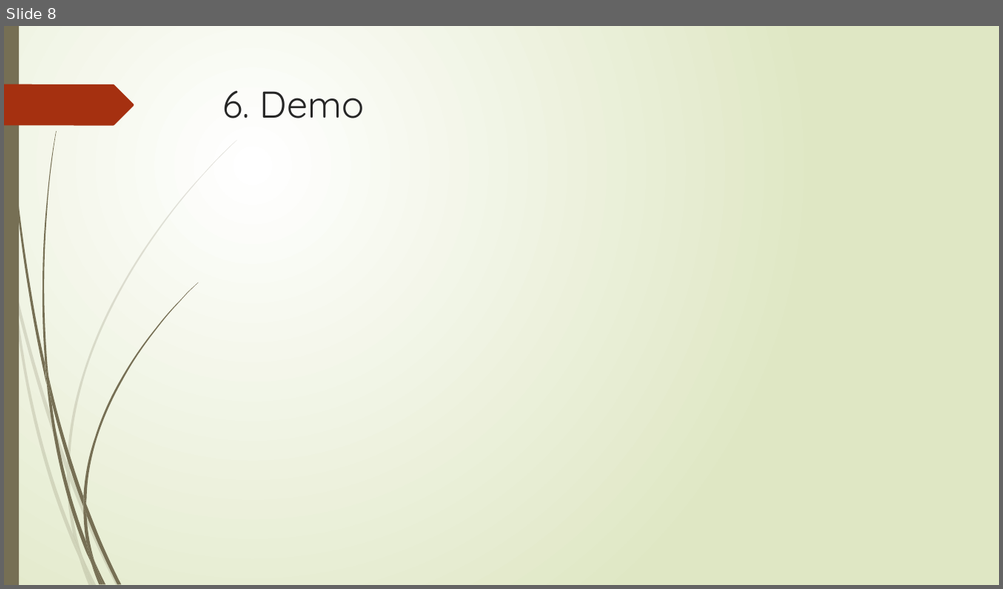
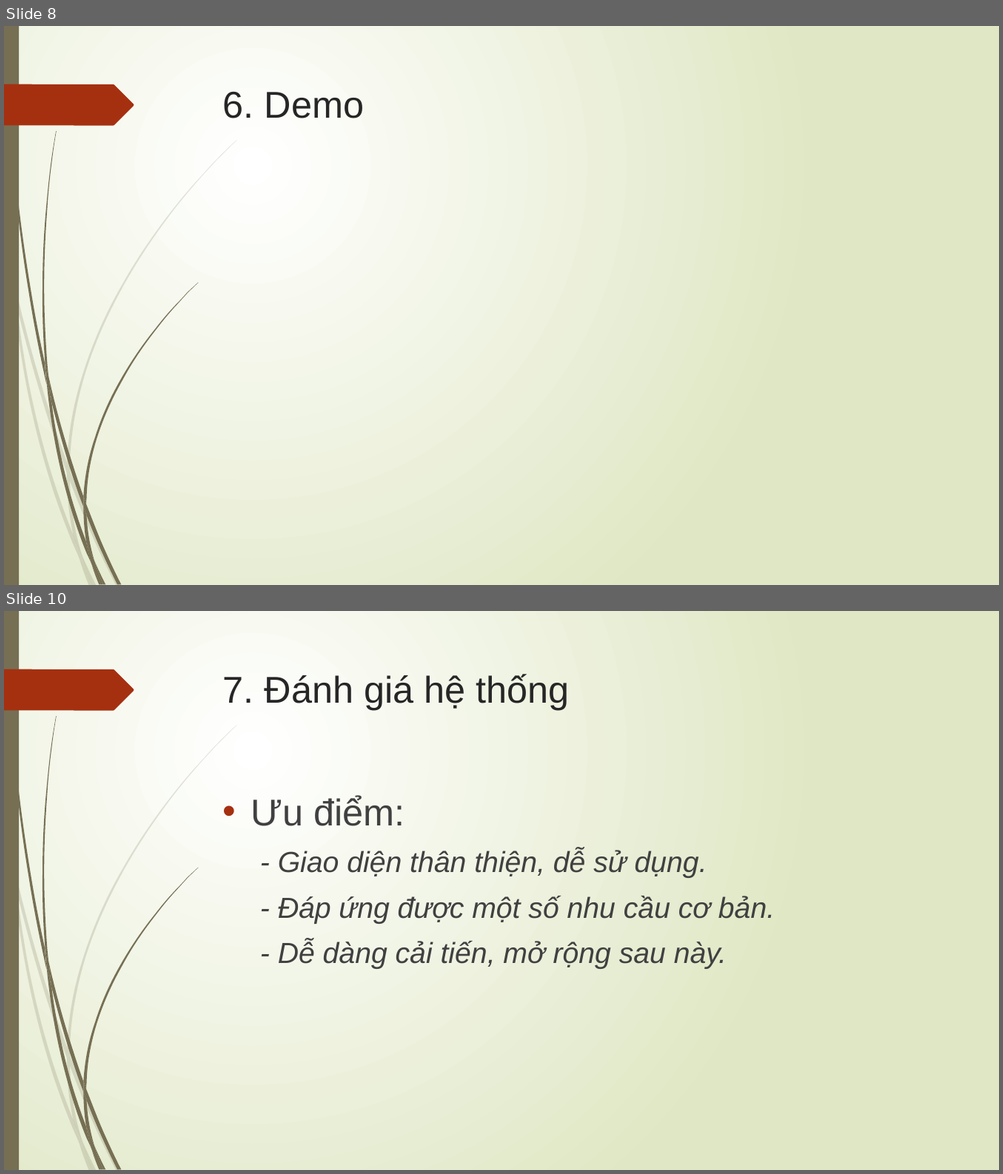
Before and after one commit to doanlecong/LVTN, a slide deck: docs/slide trình cô - bản 1.pptx. Shown one above the other, each under a label of ours: slide 8 before the commit, slides 8 and 10 after it; the slides between them are not shown. The pictures are 1003x589 and 1003x1174 pixels, drawn with LibreOffice and Linux fonts; fonts in the diff are those of the drawing. Boxes give left, top, right and bottom in pixels: in the first picture for what was removed or moved away, otherwise in the second. Text is boxed around its words. In the diff, an @@ line names an element or a change of style, - is before the commit and + after.

```diff
--- a/docs/slide trình cô - bản 1.pptx
+++ b/docs/slide trình cô - bản 1.pptx
@@ slide 10 added at bbox=[4, 611, 999, 1170], background gradient #FFFFFF to #DFE8C4; not listed: 24 template elements that a slide beside it also shows @@
@@ title added at bbox=[223, 674, 569, 710], 36 pt, text #262626 @@
+7. Đánh giá hệ thống
@@ text added at bbox=[250, 796, 774, 969], 28 pt, text #404040, italic @@
+• Ưu điểm:
+- Giao diện thân thiện, dễ sử dụng.
+- Đáp ứng được một số nhu cầu cơ bản.
+- Dễ dàng cải tiến, mở rộng sau này.
@@ slide 8 changed as well @@
@@ title "6. Demo" at bbox=[223, 92, 364, 118]: font Quicksand to Arial @@
```
Also in this commit, not shown: 8 other slides changed, 2 other slides added, 1 slide removed.
